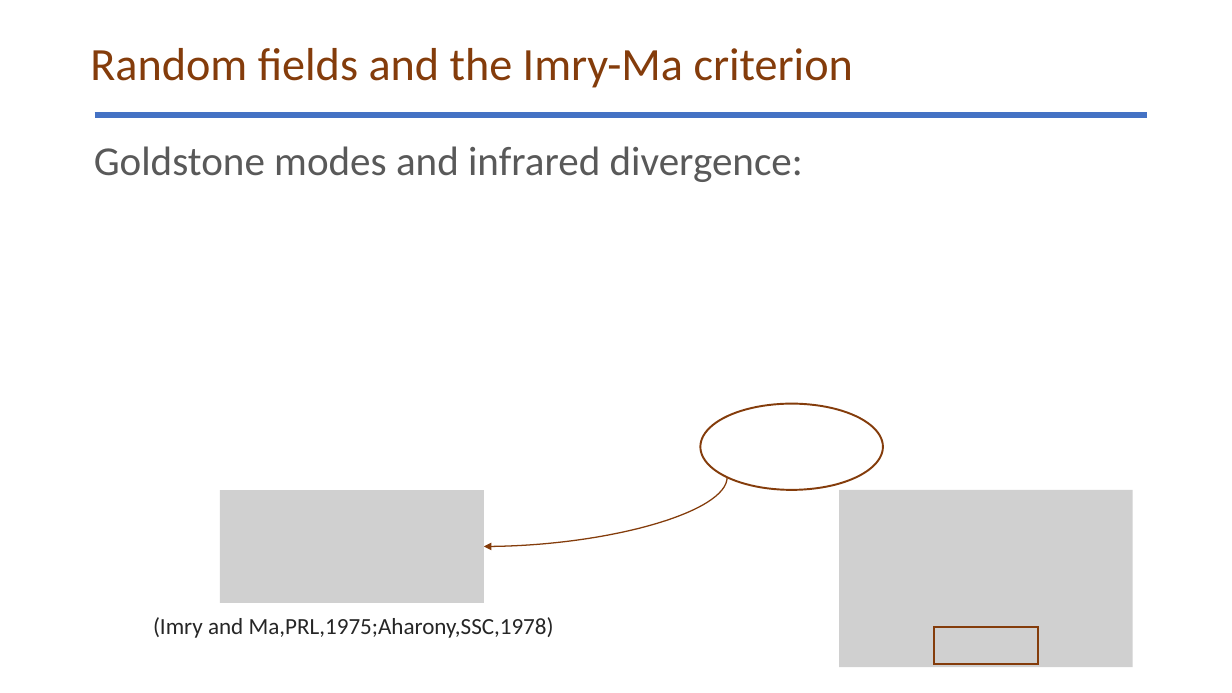
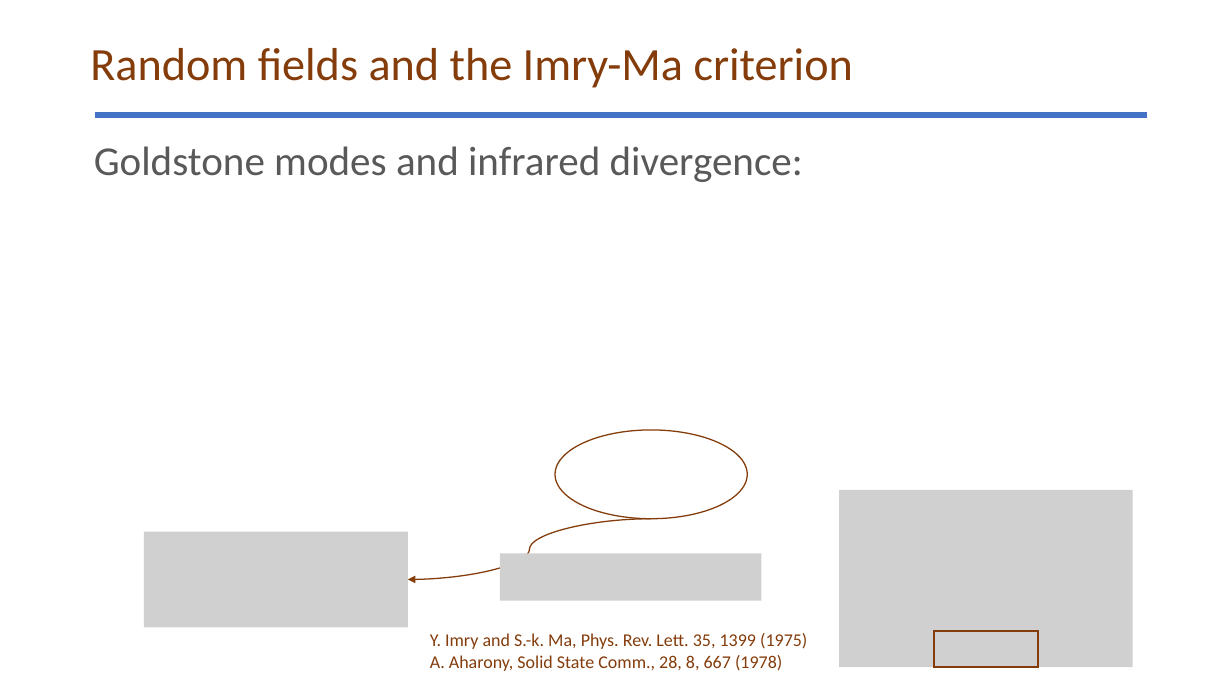
Before and after one commit to glacieant/disordered_triangular_swt, a slide deck: slide 9 of talk/disordered_non-collinear_magnet.pptx. Drawn at 1232x693 pixels with LibreOffice and Linux fonts; fonts in the diff are those of the drawing; grey boxes stand for pictures. Boxes give left, top, right and bottom in pixels: in the first picture for what was removed or moved away, otherwise in the second. Text is boxed around its words. In the diff, an @@ line names an element or a change of style, - is before the commit and + after.

```diff
--- a/talk/disordered_non-collinear_magnet.pptx
+++ b/talk/disordered_non-collinear_magnet.pptx
@@ ellipse: place and size @@
-ellipse at <box>701,404,884,490</box>
+ellipse at <box>555,430,748,518</box>
@@ ellipse at <box>555,430,748,518</box>: outline #843C0B 1.5 pt to #843C0B 1 pt @@
@@ picture: place and size @@
-picture at <box>220,490,484,603</box>
+picture at <box>144,531,409,628</box>
@@ curved arrow moved from (727, 478) - (484, 546) to (652, 518) - (408, 579) @@
@@ picture added at <box>500,554,762,601</box> @@
@@ text removed at <box>153,617,554,638</box> @@
-(Imry and Ma,PRL,1975;Aharony,SSC,1978)
@@ text added at <box>430,633,807,671</box>, 14 pt, text #843C0B @@
+Y. Imry and S.-k. Ma, Phys. Rev. Lett. 35, 1399 (1975)
+A. Aharony, Solid State Comm., 28, 8, 667 (1978)
```
Also in this commit, not shown: 16 other slides changed, 15 slides added, 5 slides removed, 19 other files.
